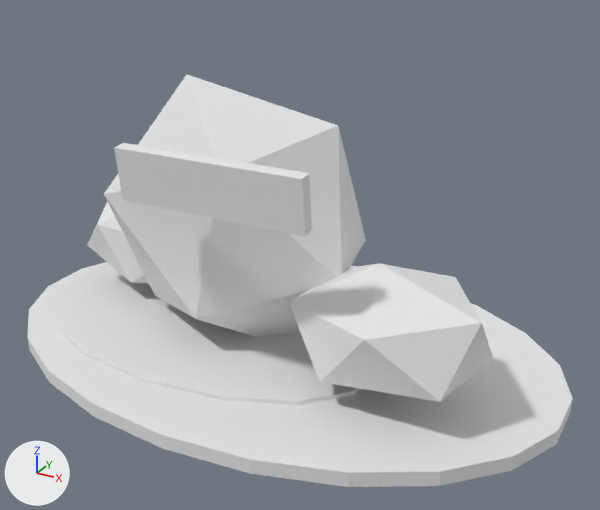
A saved change to the FBX model SourceAssets/Exports/Props/Giants/BloodAxe/RitualStones/Guideposts/SM_GIA_BloodAxeRitualCairnGuidepost_A01/SM_GIA_BloodAxeRitualCairnGuidepost_A01_LOD1.fbx.
Both versions are drawn from a 50 mm lens placed at (162.0, -275.0, 184.0), pointed at (12.0, -2.0, 48.0). Every picture has the same lights, and +X, +Y and +Z are marked at lower left. The picture after the commit comes second.

Names of what the first picture shows: 'LOD1_RitualGuidepost_AshMudBase', 'LOD1_RitualGuidepost_BloodAxeCloth_HangingRouteBeat', 'LOD1_RitualGuidepost_MudScuff', 'LOD1_RitualGuidepost_Stone_LeaningPrimary', 'LOD1_RitualGuidepost_Stone_SunkFootLeft', 'LOD1_RitualGuidepost_Stone_SunkFootRight'.
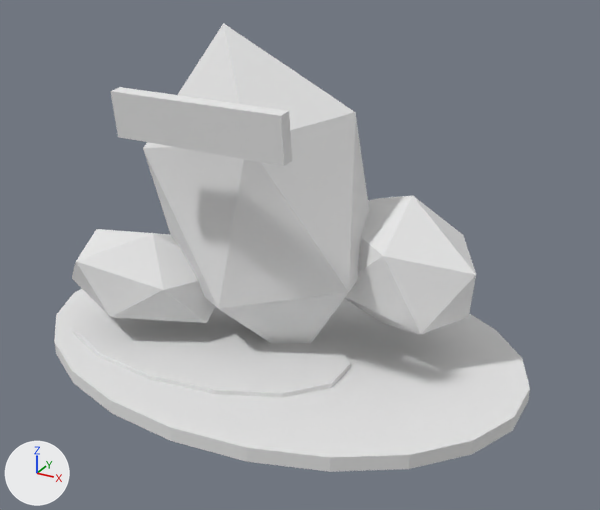
Where the change shows, as pixel boxes (x1, y1, x2, y2) in the pictures (600 x 510 px):
'LOD1_RitualGuidepost_AshMudBase', rescaled: before (27, 262, 573, 487); after (54, 289, 530, 472)
'LOD1_RitualGuidepost_Stone_LeaningPrimary', reshaped, moved (14% narrower, 22% taller): before (104, 74, 366, 337); after (143, 23, 369, 344)
'LOD1_RitualGuidepost_Stone_SunkFootRight', deleted: before (289, 263, 493, 402)
'LOD1_RitualGuidepost_Stone_RearRitualBrace', added: after (344, 196, 476, 335)
'LOD1_RitualGuidepost_BloodAxeCloth_HangingRouteBeat', deleted: before (114, 143, 312, 237)
'LOD1_RitualGuidepost_Stone_FrontKneestone', added: after (72, 229, 215, 323)
'LOD1_RitualGuidepost_BloodAxeCloth_HighRitualBand', added: after (110, 87, 292, 166)
'LOD1_RitualGuidepost_Stone_SunkFootLeft', deleted: before (87, 202, 148, 283)

Edits to the bpy script that builds the scene:
```text
Change me_icosphere_015:
    remove me_icosphere_015.from_pydata(...)  # 12 vertices, 20 faces; spans x -53.3..53.3, y -33.0..33.0, z -59.2..59.2
    add me_icosphere_015.from_pydata(...)  # 12 vertices, 20 faces; spans x -45.5..45.5, y -31.0..31.0, z -71.4..71.4
    me_icosphere_015 part 2: 12 of 12 vertices moved; they spanned x -53.3..53.3, y -33.0..33.0, z -59.2..59.2 and now span x -45.5..45.5, y -31.0..31.0, z -71.4..71.4; mean shift (0.0, 0.0, 0.0)
Change me_cylinder_008:
    remove me_cylinder_008.from_pydata(...)  # 44 vertices, 24 faces; spans x -123.0..123.0, y -83.0..83.0, z -3.0..3.0
    add me_cylinder_008.from_pydata(...)  # 44 vertices, 24 faces; spans x -107.0..107.0, y -77.0..77.0, z -3.0..3.0
    me_cylinder_008 part 1: the whole mesh is scaled about its middle by (0.869, 0.938, 1)
Add me_cube_012:
    me_cube_012.from_pydata([(-34.5, -1.0, -8.6), (-34.5, -2.8, 8.1), (-34.4, 4.0, -8.1), (-34.4, 2.2, 8.6), (34.4, -2.2, -8.6), (34.4, -4.0, 8.1), (34.5, 2.8, -8.1), (34.5, 1.0, 8.6)], [], [(0, 1, 3, 2), (2, 3, 7, 6), (6, 7, 5, 4), (4, 5, 1, 0), (2, 6, 4, 0), (7, 3, 1, 5)])
    me_cube_012.materials.append(mat_m_gia_bloodaxecairnvariants_vertexcolor_a01)  # white #e7e7e7
Change ob_lod1_ritualguidepost_stone_leaningprimary:
    ob_lod1_ritualguidepost_stone_leaningprimary.location: (-18.0, -0.9, 58.0) -> (-6.0, -0.3, 66.0)
Remove ob_lod1_ritualguidepost_stone_sunkfootright:
    ob_lod1_ritualguidepost_stone_sunkfootright = bpy.data.objects.new('LOD1_RitualGuidepost_Stone_SunkFootRight', me_icosphere_017)
Remove ob_lod1_ritualguidepost_stone_sunkfootleft:
    ob_lod1_ritualguidepost_stone_sunkfootleft = bpy.data.objects.new('LOD1_RitualGuidepost_Stone_SunkFootLeft', me_icosphere_016)
Remove ob_lod1_ritualguidepost_bloodaxecloth_hangingroutebeat:
    ob_lod1_ritualguidepost_bloodaxecloth_hangingroutebeat = bpy.data.objects.new('LOD1_RitualGuidepost_BloodAxeCloth_HangingRouteBeat', me_cube_011)
Add ob_lod1_ritualguidepost_stone_rearritualbrace:
    ob_lod1_ritualguidepost_stone_rearritualbrace = bpy.data.objects.new('LOD1_RitualGuidepost_Stone_RearRitualBrace', me_icosphere_016_1)  # 12 vertices, 20 faces; spans x -37.5..37.5, y -26.4..26.4, z -29.9..29.9; in mat_m_gia_bloodaxecairnvariants_vertexcolor_a01 (white #e7e7e7)
    ob_lod1_ritualguidepost_stone_rearritualbrace.location = (44.9, 22.4, 42.0)
Add ob_lod1_ritualguidepost_stone_frontkneestone:
    ob_lod1_ritualguidepost_stone_frontkneestone = bpy.data.objects.new('LOD1_RitualGuidepost_Stone_FrontKneestone', me_icosphere_017_1)  # 12 vertices, 20 faces; spans x -33.8..33.8, y -23.8..23.8, z -20.8..20.8; in mat_m_gia_bloodaxecairnvariants_vertexcolor_a01 (white #e7e7e7)
    ob_lod1_ritualguidepost_stone_frontkneestone.location = (-51.0, -20.7, 32.0)
Add ob_lod1_ritualguidepost_bloodaxecloth_highritualband:
    ob_lod1_ritualguidepost_bloodaxecloth_highritualband = bpy.data.objects.new('LOD1_RitualGuidepost_BloodAxeCloth_HighRitualBand', me_cube_012)
    ob_lod1_ritualguidepost_bloodaxecloth_highritualband.location = (0.7, -52.0, 112.0)
```
